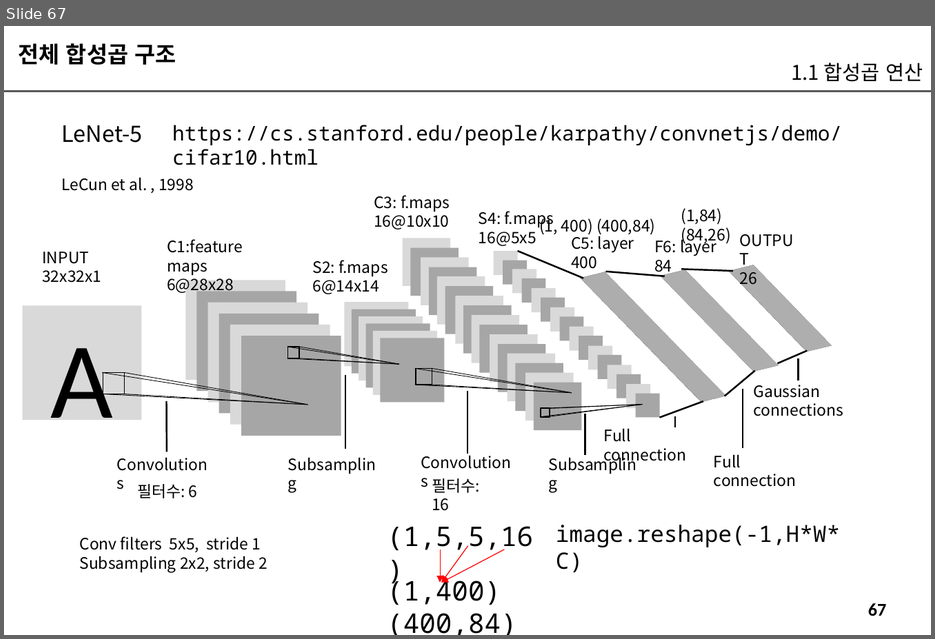
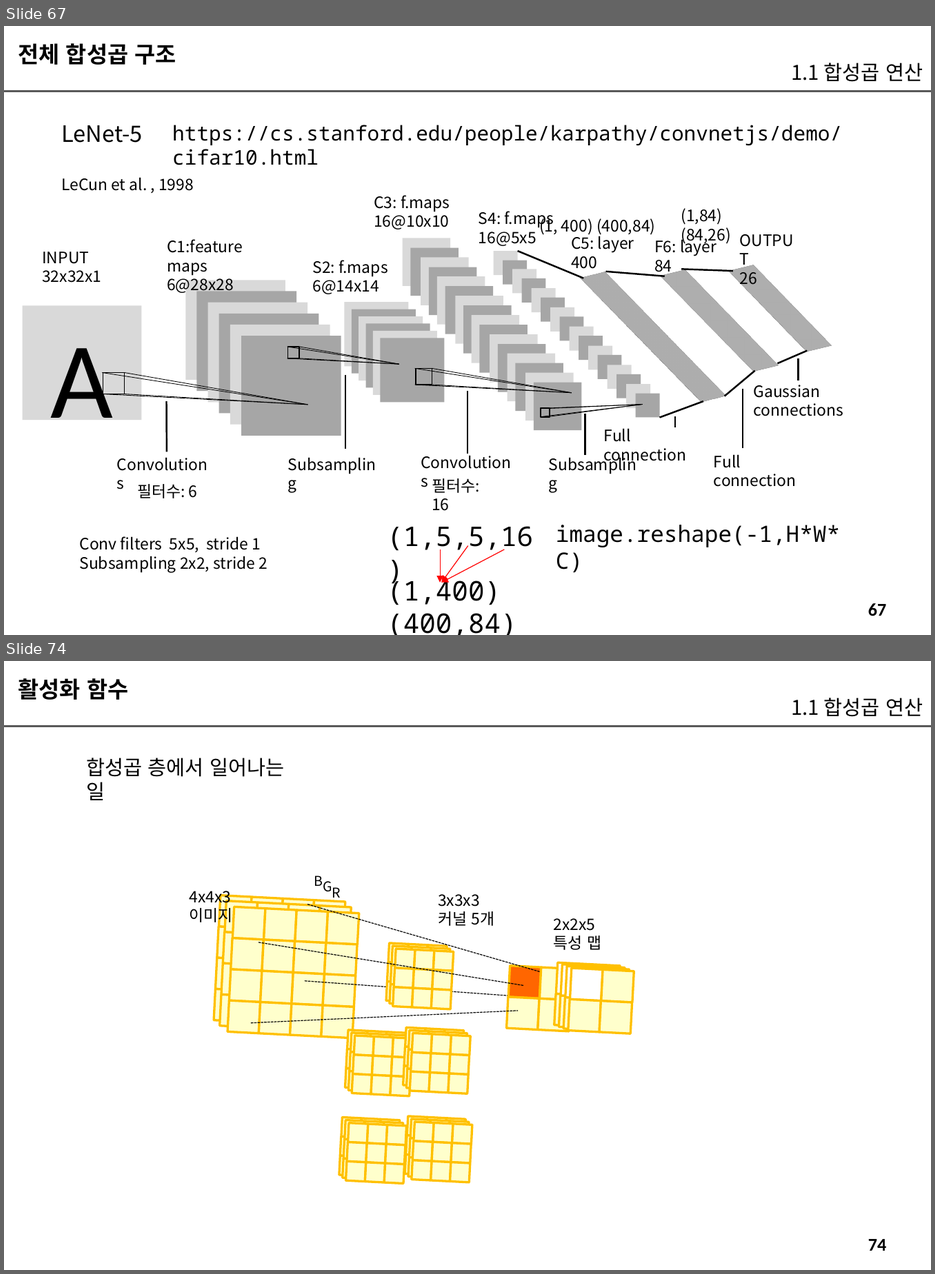
Before and after one commit to imguru-mooc/AI_CNN, a slide deck: CNN_교재_판서.pptx. Shown one above the other, each under a label of ours: slide 67 before the commit, slides 67 and 74 after it; the slides between them are not shown. The pictures are 935x639 and 935x1274 pixels, drawn with LibreOffice and Linux fonts; fonts in the diff are those of the drawing. Boxes give left, top, right and bottom in pixels: in the first picture for what was removed or moved away, otherwise in the second. Text is boxed around its words. In the diff, an @@ line names an element or a change of style, - is before the commit and + after.

```diff
--- a/CNN_교재_판서.pptx
+++ b/CNN_교재_판서.pptx
@@ slide 74 added at [4,661,931,1270], background #FFFFFF; not listed: 2 template elements that a slide beside it also shows @@
@@ text added at [18,678,128,700], 20 pt, text #000000, bold @@
+활성화 함수
@@ text added at [791,698,923,717], 18 pt, text #000000 @@
+1.1 합성곱 연산
@@ text added at [86,758,284,777], 18 pt, text #000000 @@
+합성곱 층에서 일어나는 일
@@ text added at [314,876,323,886], 12 pt, text #000000 @@
+B
@@ text added at [323,881,332,892], 12 pt, text #000000 @@
+G
@@ text added at [332,887,341,902], 12 pt, text #000000 @@
+R
@@ text added at [190,891,233,925], 14 pt, text #000000 @@
+4x4x3
+이미지
@@ line added from (308, 905) to (540, 972), #000000 0.75 pt dashed @@
@@ text added at [438,894,495,926], 14 pt, text #000000 @@
+3x3x3
+커널 5개
@@ text added at [554,918,602,950], 14 pt, text #000000 @@
+2x2x5
+특성 맵
@@ line added from (258, 942) to (524, 986), #000000 0.75 pt dashed @@
@@ line added from (304, 981) to (542, 998), #000000 0.75 pt dashed @@
@@ group added at [386,943,454,1010]: 27 rectangles @@
@@ line added from (251, 1023) to (518, 1011), #000000 0.75 pt dashed @@
@@ group added at [214,896,359,1038]: 48 rectangles @@
@@ group added at [507,965,573,1032]: 4 rectangles @@
@@ group added at [555,963,620,1029]: 4 rectangles @@
@@ group added at [559,965,625,1030]: 4 rectangles @@
@@ group added at [564,967,630,1032]: 4 rectangles @@
@@ group added at [568,968,635,1034]: 4 rectangles @@
@@ group added at [403,1027,470,1094]: 27 rectangles @@
@@ group added at [346,1030,413,1097]: 27 rectangles @@
@@ group added at [339,1118,407,1183]: 27 rectangles @@
@@ group added at [405,1116,473,1183]: 27 rectangles @@
```
Also in this commit, not shown: 9 slides changed, 125 other slides added.
